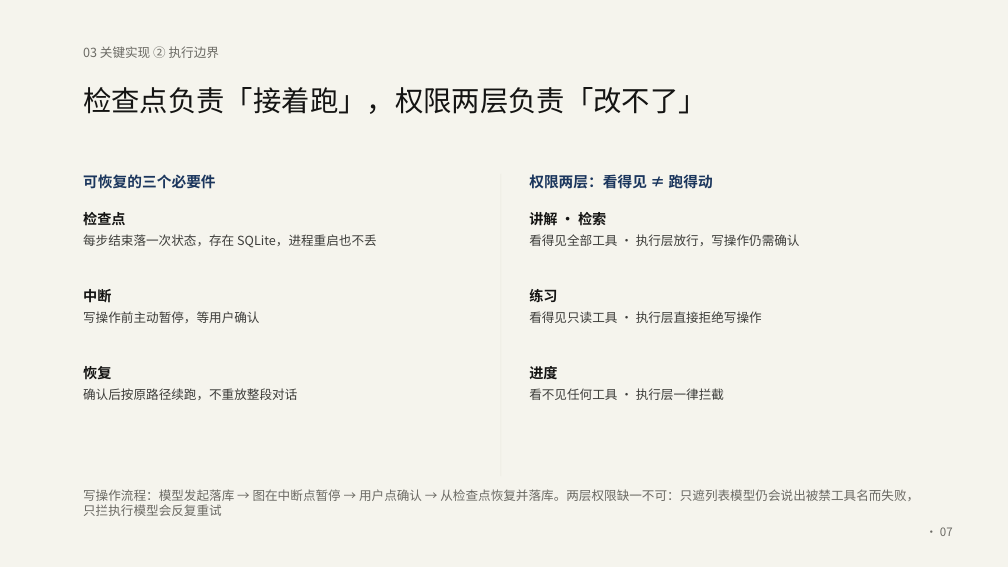
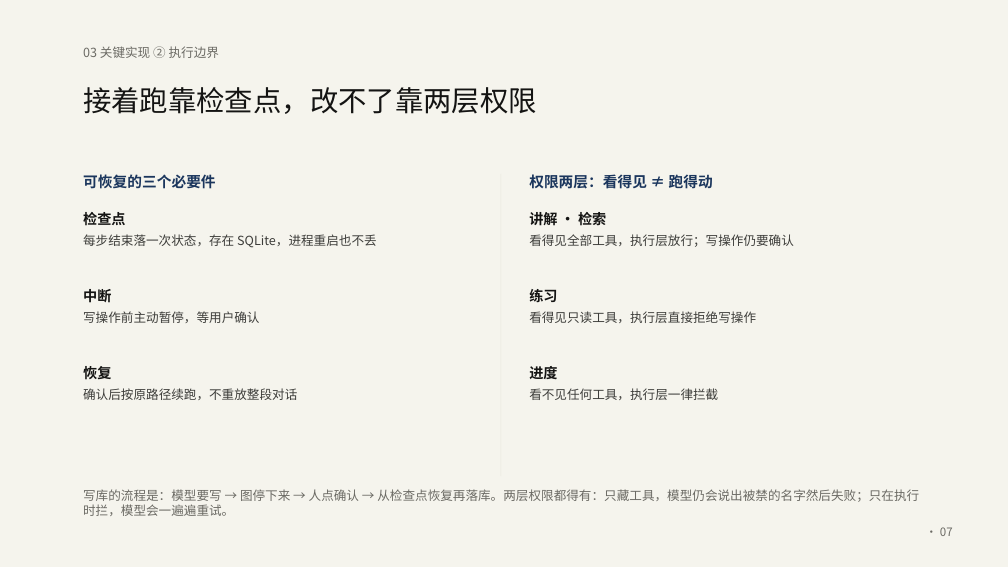
Before and after one commit to Baicaicn23/StudyGraph, a slide deck: slide 7 of docs/作品集/参赛/知迹答辩/知迹答辩.pptx. Drawn at 1008x567 pixels with LibreOffice and Linux fonts; fonts in the diff are those of the drawing. Boxes give left, top, right and bottom in pixels: in the first picture for what was removed or moved away, otherwise in the second. Text is boxed around its words. In the diff, an @@ line names an element or a change of style, - is before the commit and + after.

Commit message:
feat(参赛): 用 humanizer-zh-pro 重写答辩 PPT 文案（11 页）
用户要求调用「让 AI 输出更像人类表达」的技能。技能市场装了 humanizer-zh-pro（中文降AI味），
它明确针对汇报材料，按知网/万方/维普检测器校准。

按其规则重写全部 11 页文案：
- 删二元对比与三件套排比（不是…而是…、三个「可」连用）
- 删金句式标题（「0.05 的容差把感觉变差变成命令失败」→「容差 0.05，掉出这个范围就算失败」）
- 删空洞引领词与万能动词；给每句补上主语
- 破折号减到每页 0–1 处；箭头改成句号断句；状态词「达标/部分/未做」→「达标/一半/没做」
- 保留结论式标题这一**结构要求**，只去掉对偶与排比；术语与数字全部保持准确

改写已落到 kami_slides.py 并重新生成：11 页 / 168 KB / 页名 11/11 落盘 / validate 无错。

```diff
--- a/docs/作品集/参赛/知迹答辩/知迹答辩.pptx
+++ b/docs/作品集/参赛/知迹答辩/知迹答辩.pptx
@@ text at (83,87,537,114): text changed @@
-检查点负责「接着跑」，权限两层负责「改不了」
+接着跑靠检查点，改不了靠两层权限
@@ text at (529,234,794,247): text changed @@
-看得见全部工具 · 执行层放行，写操作仍需确认
+看得见全部工具，执行层放行；写操作仍要确认
@@ text at (529,311,756,323): text changed @@
-看得见只读工具 · 执行层直接拒绝写操作
+看得见只读工具，执行层直接拒绝写操作
@@ text at (529,388,718,400): text changed @@
-看不见任何工具 · 执行层一律拦截
+看不见任何工具，执行层一律拦截
@@ text at (83,489,919,516): text changed @@
-写操作流程：模型发起落库 → 图在中断点暂停 → 用户点确认 → 从检查点恢复并落库。两层权限缺一不可：只遮列表模型仍会说出被禁工具名而失败，只拦执行模型会反复重试
+写库的流程是：模型要写 → 图停下来 → 人点确认 → 从检查点恢复再落库。两层权限都得有：只藏工具，模型仍会说出被禁的名字然后失败；只在执行时拦，模型会一遍遍重试。
```
Also in this commit, not shown: 10 other slides changed, 2 other files.
